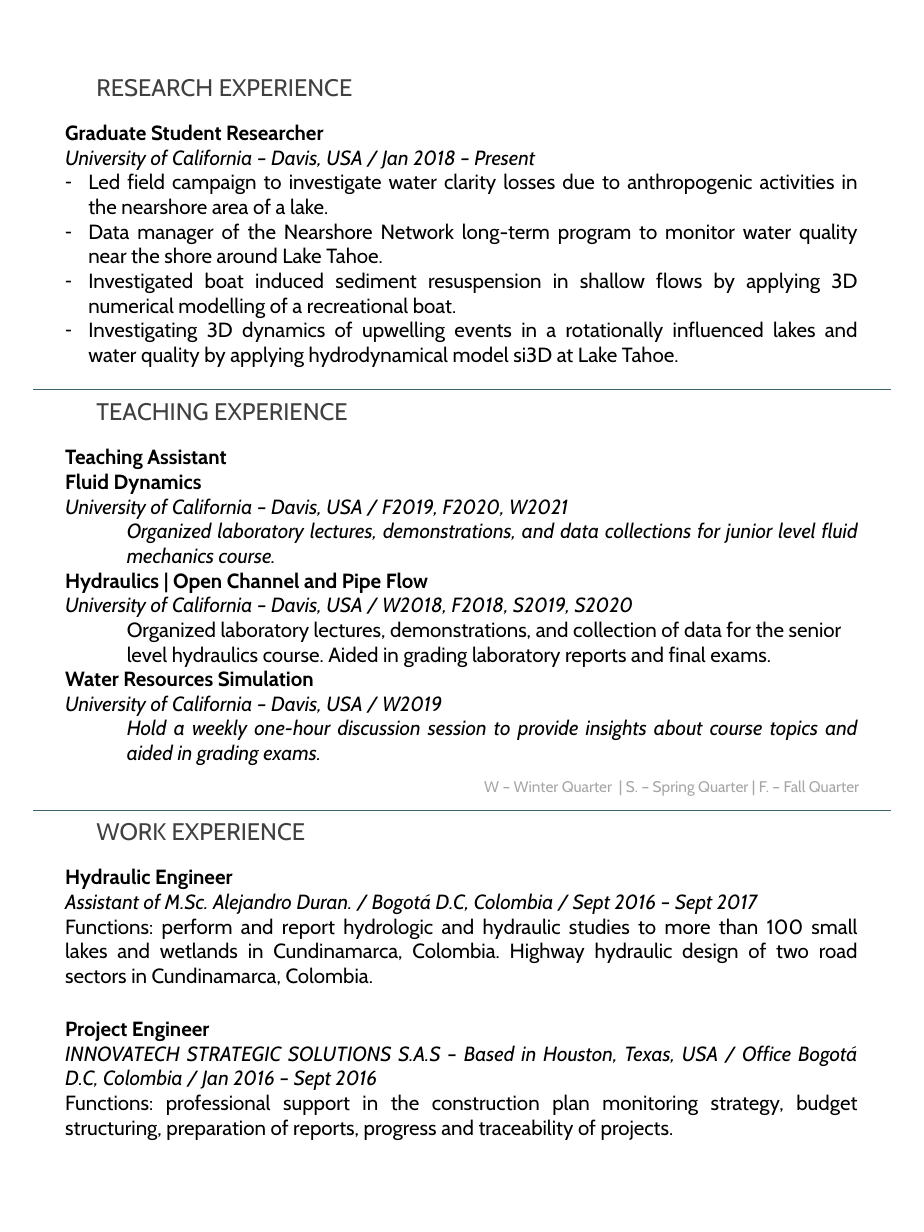
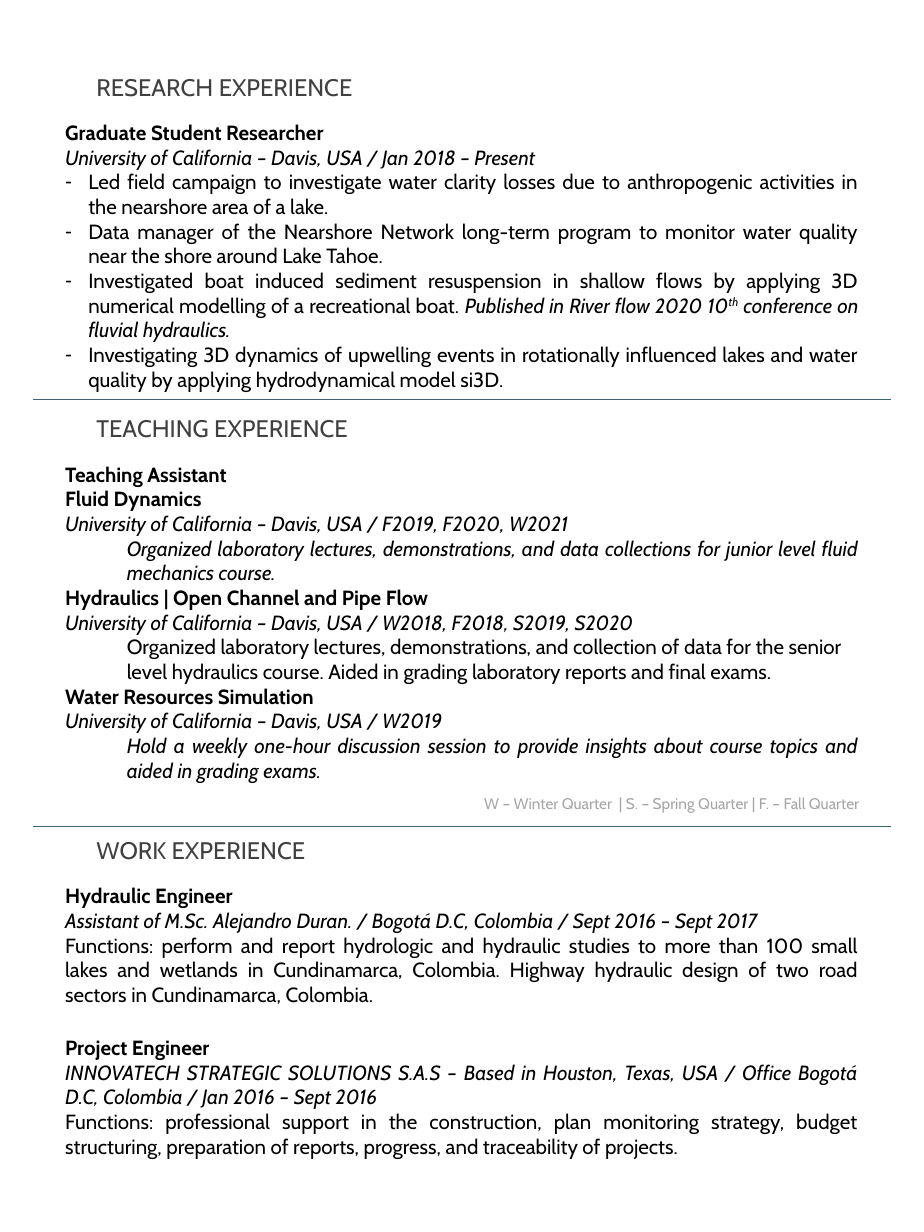
Before and after one commit to savalbuena/savalbuena.github.io, a slide deck: slide 2 of docs/CV_SV_2020_V1.pptx. Drawn at 924x1232 pixels with LibreOffice and Linux fonts; fonts in the diff are those of the drawing. Boxes give left, top, right and bottom in pixels: in the first picture for what was removed or moved away, otherwise in the second. Text is boxed around its words. In the diff, an @@ line names an element or a change of style, - is before the commit and + after.

```diff
--- a/docs/CV_SV_2020_V1.pptx
+++ b/docs/CV_SV_2020_V1.pptx
@@ text at box(88, 272, 858, 392): text changed @@
-‐ Investigated boat induced sediment resuspension in shallow flows by applying 3D numerical modelling of a recreational boat.
-‐ Investigating 3D dynamics of upwelling events in a rotationally influenced lakes and water quality by applying hydrodynamical model si3D at Lake Tahoe.
+‐ Investigated boat induced sediment resuspension in shallow flows by applying 3D numerical modelling of a recreational boat. Published in River flow 2020 10th conference on fluvial hydraulics.
+‐ Investigating 3D dynamics of upwelling events in rotationally influenced lakes and water quality by applying hydrodynamical model si3D.
@@ line moved from (33, 389) - (891, 389) to (33, 399) - (891, 399) @@
@@ 3 texts, 1 line: place and size @@
-3 texts, 1 line at box(33, 403, 891, 811)
+3 texts, 1 line at box(33, 420, 891, 827)
@@ 3 texts: place and size @@
-3 texts at box(65, 823, 858, 1140)
+3 texts at box(65, 842, 858, 1159)
@@ text at box(65, 1113, 857, 1159): text changed @@
-Functions: professional support in the construction plan monitoring strategy, budget structuring, preparation of reports, progress and traceability of projects.
+Functions: professional support in the construction, plan monitoring strategy, budget structuring, preparation of reports, progress, and traceability of projects.
```
Also in this commit, not shown: 1 other slide changed, 1 other file.
